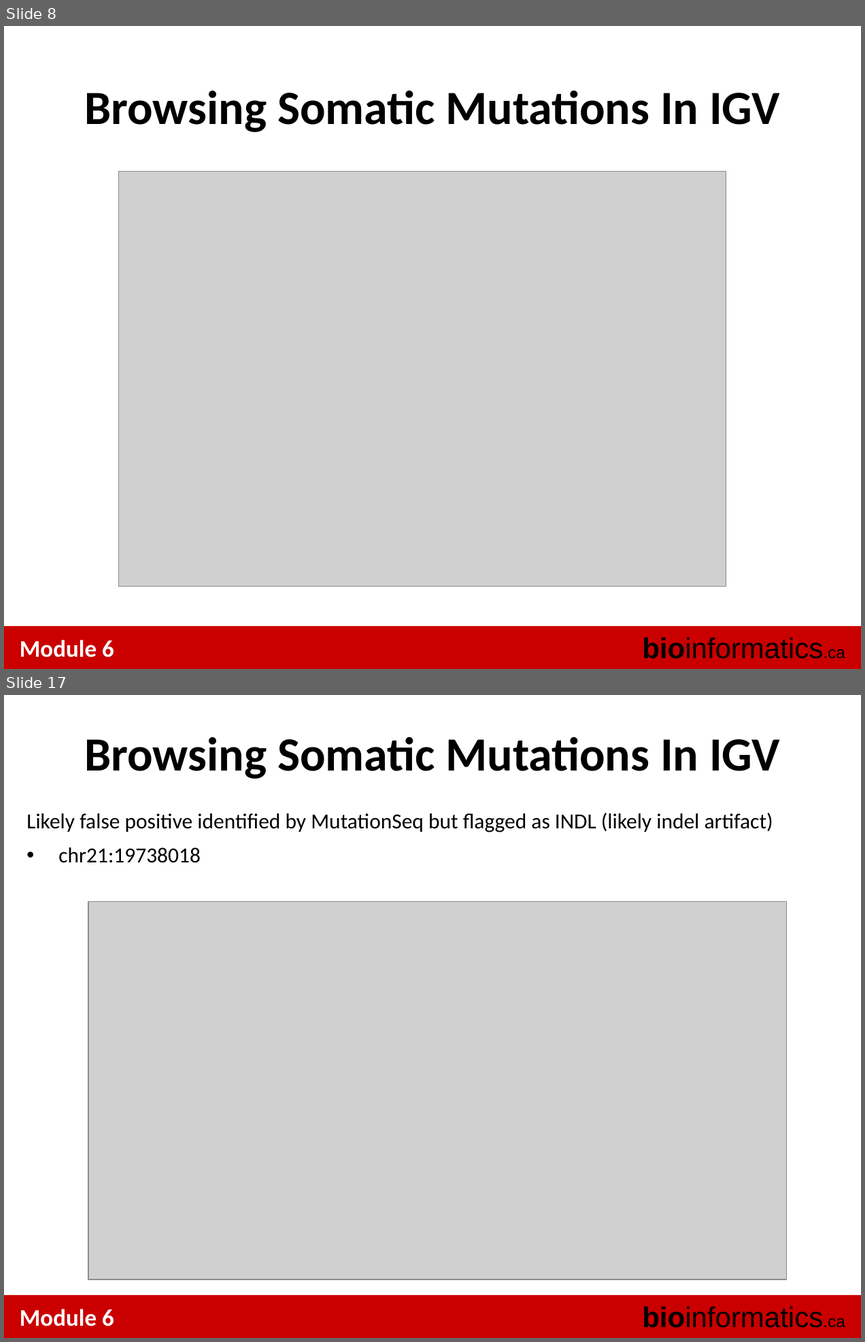
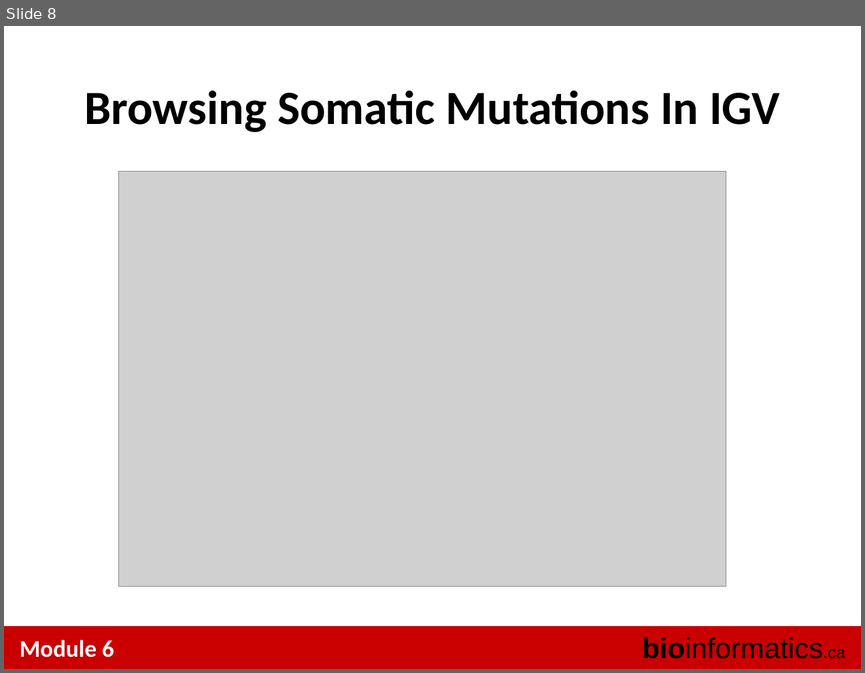
Before and after one commit to tinyheero/BICG-2016, a slide deck: snvs/content/BiCG_2014_Module6_Lab_shah.ppt. Shown one above the other, each under a label of ours: slides 8 and 17 before the commit, slide 8 after it; the slides between them are not shown. The pictures are 865x1342 and 865x673 pixels, drawn with LibreOffice and Linux fonts; fonts in the diff are those of the drawing; grey boxes stand for pictures. Boxes give left, top, right and bottom in pixels: in the first picture for what was removed or moved away, otherwise in the second. Text is boxed around its words. In the diff, an @@ line names an element or a change of style, - is before the commit and + after.

```diff
--- a/snvs/content/BiCG_2014_Module6_Lab_shah.ppt
+++ b/snvs/content/BiCG_2014_Module6_Lab_shah.ppt
@@ slide 17 removed at bbox=[4, 695, 861, 1338], background #FFFFFF; not listed: 3 template elements that a slide beside it also shows @@
@@ text removed at bbox=[84, 736, 780, 779] @@
-Browsing Somatic Mutations In IGV
@@ text removed at bbox=[26, 813, 773, 863] @@
-Likely false positive identified by MutationSeq but flagged as INDL (likely indel artifact)
-• chr21:19738018
@@ picture removed at bbox=[88, 902, 786, 1279] @@
```
Also in this commit, not shown: 9 slides changed, 3 slides added, 5 other slides removed, 1 other file.
